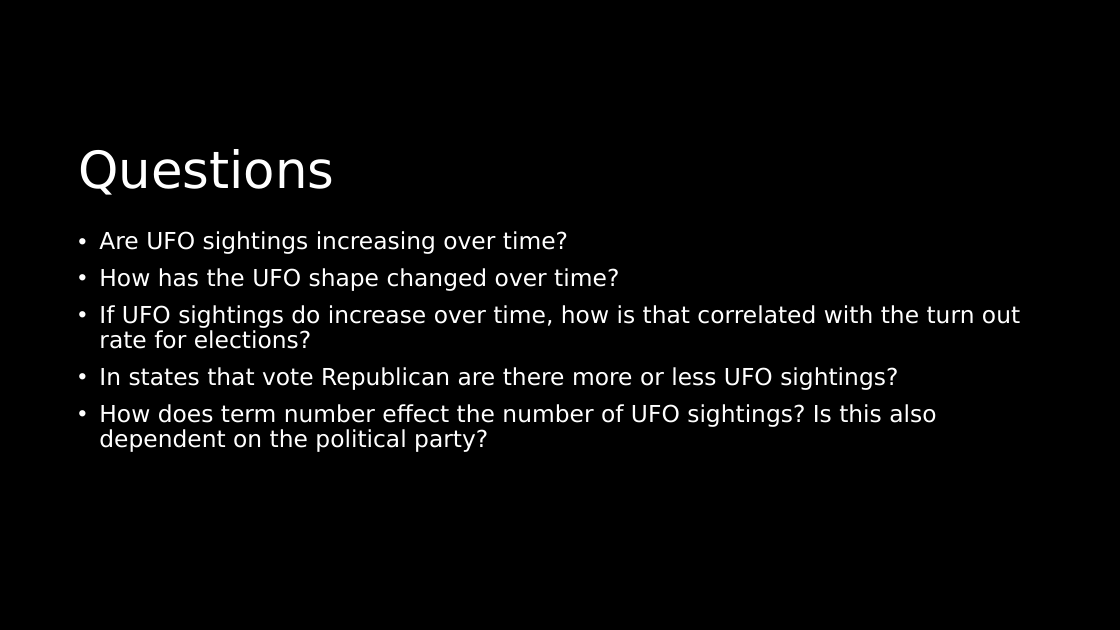
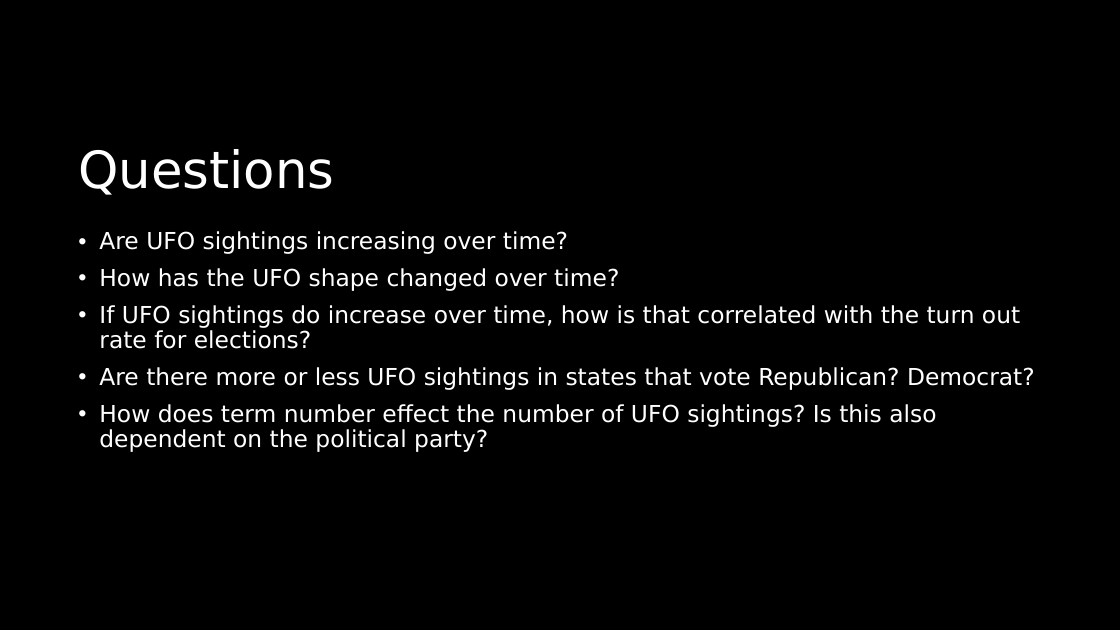
Before and after one commit to KWolley/CSPB4502_DreamTeam, a slide deck: slide 3 of UFO_presidentalElections.pptx. Drawn at 1120x630 pixels with LibreOffice and Linux fonts; fonts in the diff are those of the drawing. Boxes give left, top, right and bottom in pixels: in the first picture for what was removed or moved away, otherwise in the second. Text is boxed around its words. In the diff, an @@ line names an element or a change of style, - is before the commit and + after.

```diff
--- a/UFO_presidentalElections.pptx
+++ b/UFO_presidentalElections.pptx
@@ text at (99,367,1035,390): text changed @@
-• In states that vote Republican are there more or less UFO sightings?
+• Are there more or less UFO sightings in states that vote Republican? Democrat?
```
Also in this commit, not shown: 3 other slides changed, 1 slide added.
